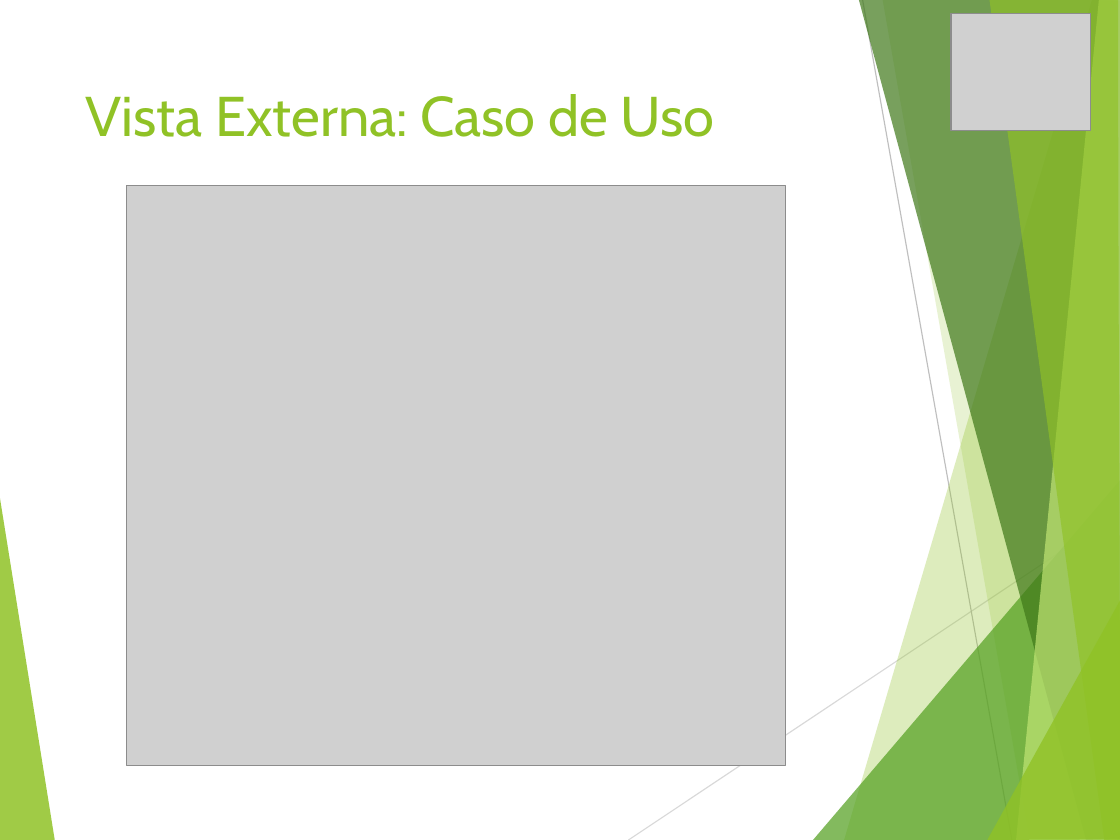
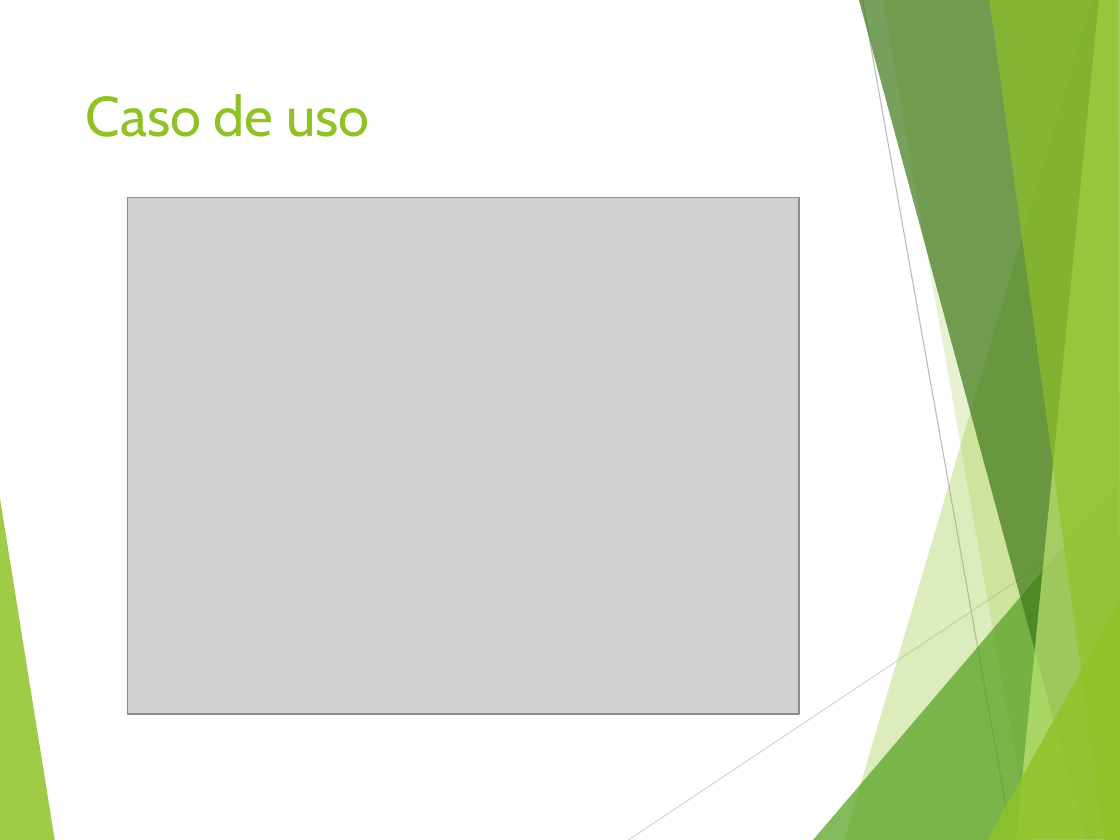
Before and after one commit to vixo23/ING-DE-SOFTWARE, a slide deck: slide 6 of INCREMENTO2/PPTS/PPt Segundo incremento scrum++.pptx (slide 10 before the commit). Drawn at 1120x840 pixels with LibreOffice and Linux fonts; fonts in the diff are those of the drawing; grey boxes stand for pictures. Boxes give left, top, right and bottom in pixels: in the first picture for what was removed or moved away, otherwise in the second. Text is boxed around its words. In the diff, an @@ line names an element or a change of style, - is before the commit and + after.

```diff
--- a/INCREMENTO2/PPTS/PPt Segundo incremento scrum++.pptx
+++ b/INCREMENTO2/PPTS/PPt Segundo incremento scrum++.pptx
@@ picture removed at box(951, 13, 1090, 131) @@
@@ title at box(86, 94, 369, 137): text changed @@
-Vista Externa: Caso de Uso
+Caso de uso
@@ picture: place and size @@
-picture at box(127, 185, 785, 765)
+picture at box(128, 197, 799, 713)
```
Also in this commit, not shown: 4 other slides changed, 4 slides added, 6 slides removed.
